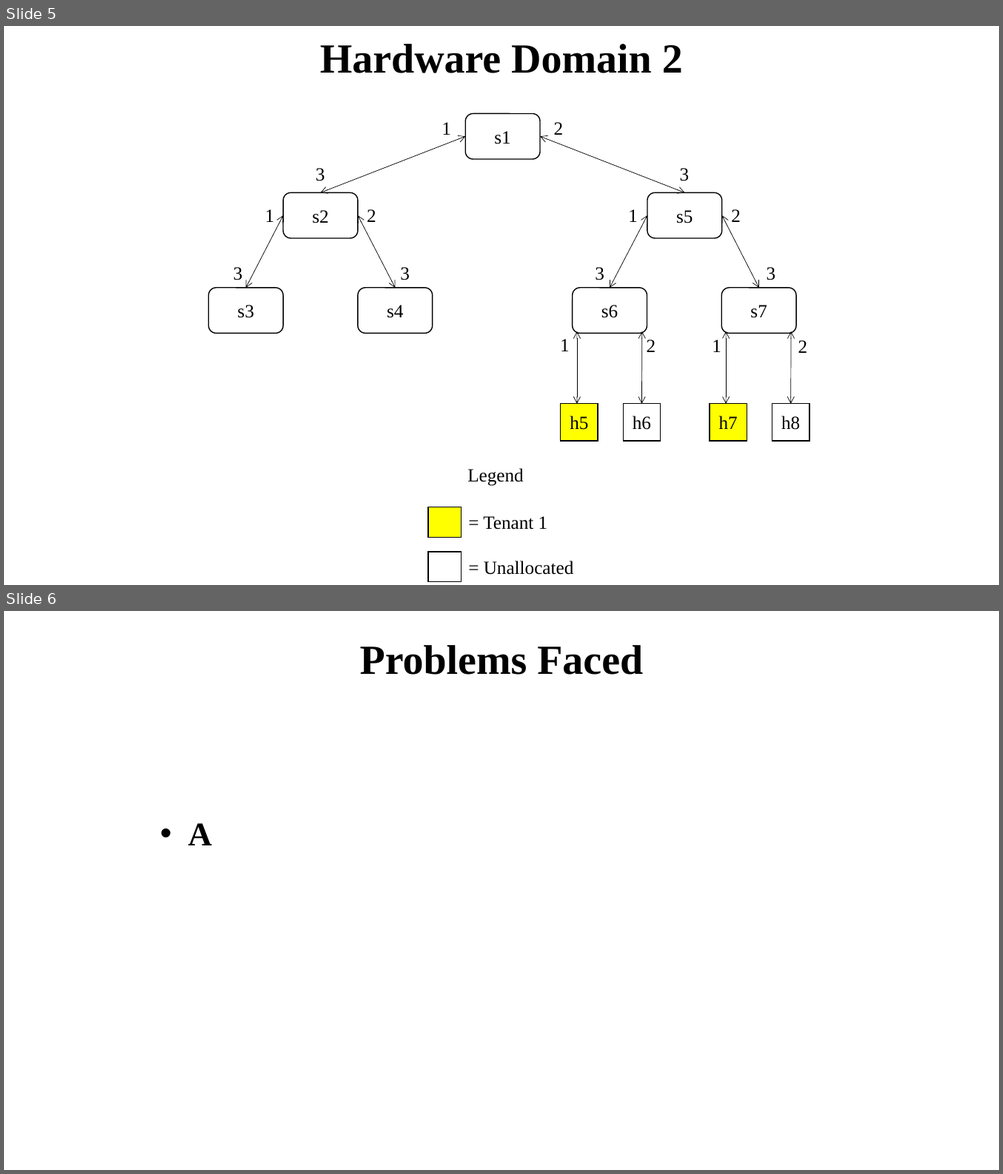
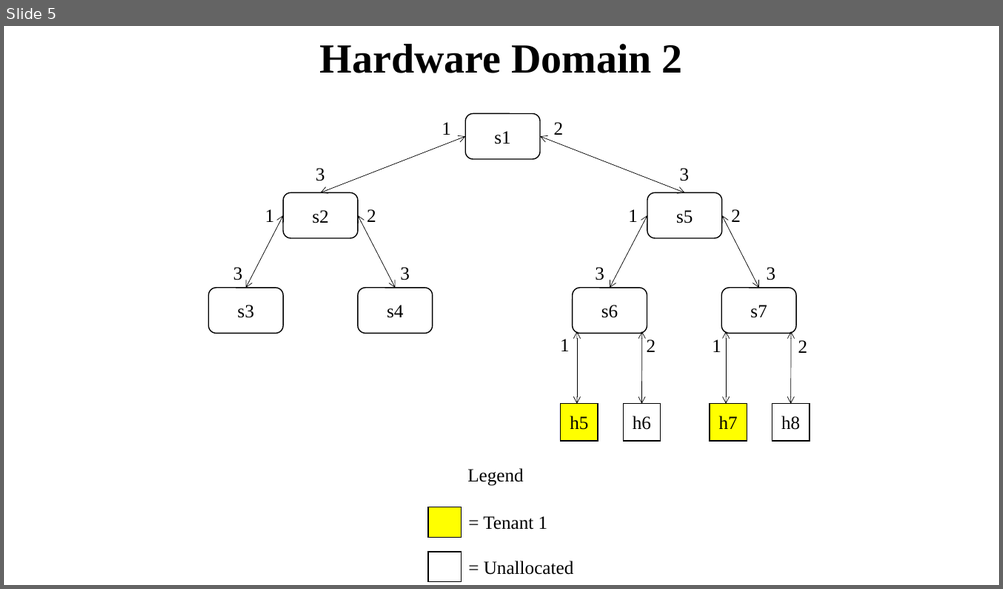
Before and after one commit to BU-NU-CLOUD-SP16/Network-Programmability-as-a-Service, a slide deck: Sprint_3.pptx. Shown one above the other, each under a label of ours: slides 5 and 6 before the commit, slide 5 after it. The pictures are 1003x1174 and 1003x589 pixels, drawn with LibreOffice and Linux fonts; fonts in the diff are those of the drawing. Boxes give left, top, right and bottom in pixels: in the first picture for what was removed or moved away, otherwise in the second. Text is boxed around its words. In the diff, an @@ line names an element or a change of style, - is before the commit and + after.

```diff
--- a/Sprint_3.pptx
+++ b/Sprint_3.pptx
@@ slide 6 removed at bbox=[4, 611, 999, 1170], background #FFFFFF @@
@@ title removed at bbox=[360, 645, 643, 675] @@
-Problems Faced
@@ text removed at bbox=[188, 823, 212, 846] @@
-• A
```
Also in this commit, not shown: 1 slide changed, 2 slides added.
